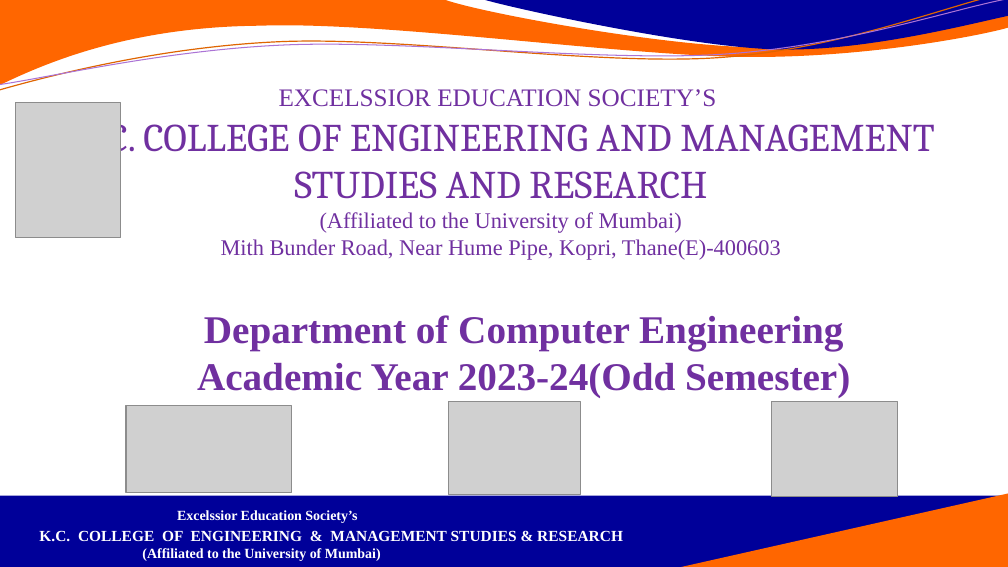
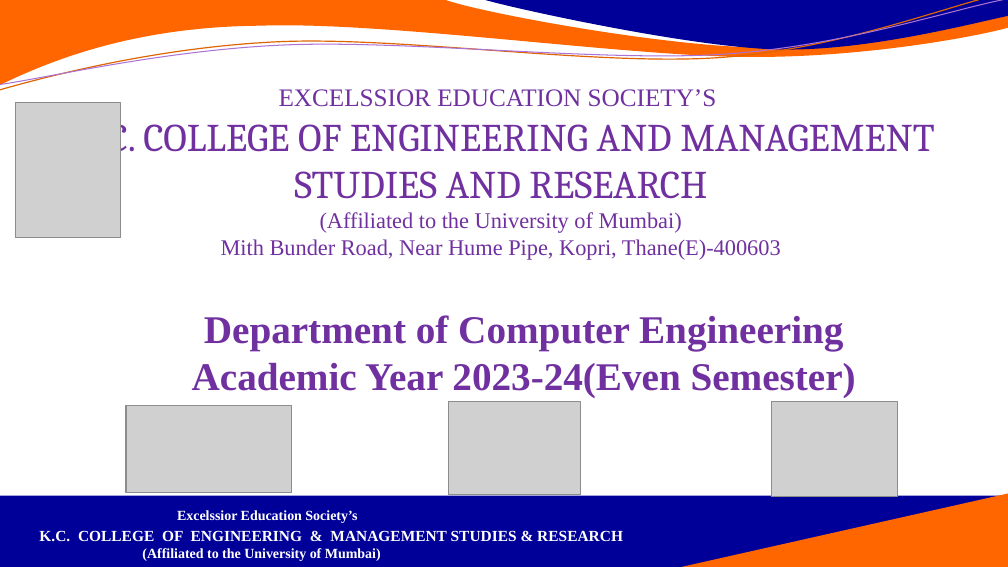
Before and after one commit to Armaan4477/Hangman, a slide deck: slide 1 of Documentation and ppt/PPT/Hangman_ppt.pptx. Drawn at 1008x567 pixels with LibreOffice and Linux fonts; fonts in the diff are those of the drawing; grey boxes stand for pictures; background and template pictures are left out. Boxes give left, top, right and bottom in pixels: in the first picture for what was removed or moved away, otherwise in the second. Text is boxed around its words. In the diff, an @@ line names an element or a change of style, - is before the commit and + after.

Commit message:
ppt in progress

```diff
--- a/Documentation and ppt/PPT/Hangman_ppt.pptx
+++ b/Documentation and ppt/PPT/Hangman_ppt.pptx
@@ text at box(192, 362, 856, 398): text changed @@
-Academic Year 2023-24(Odd Semester)
+Academic Year 2023-24(Even Semester)
```
Also in this commit, not shown: 1 slide added, 1 slide removed.
